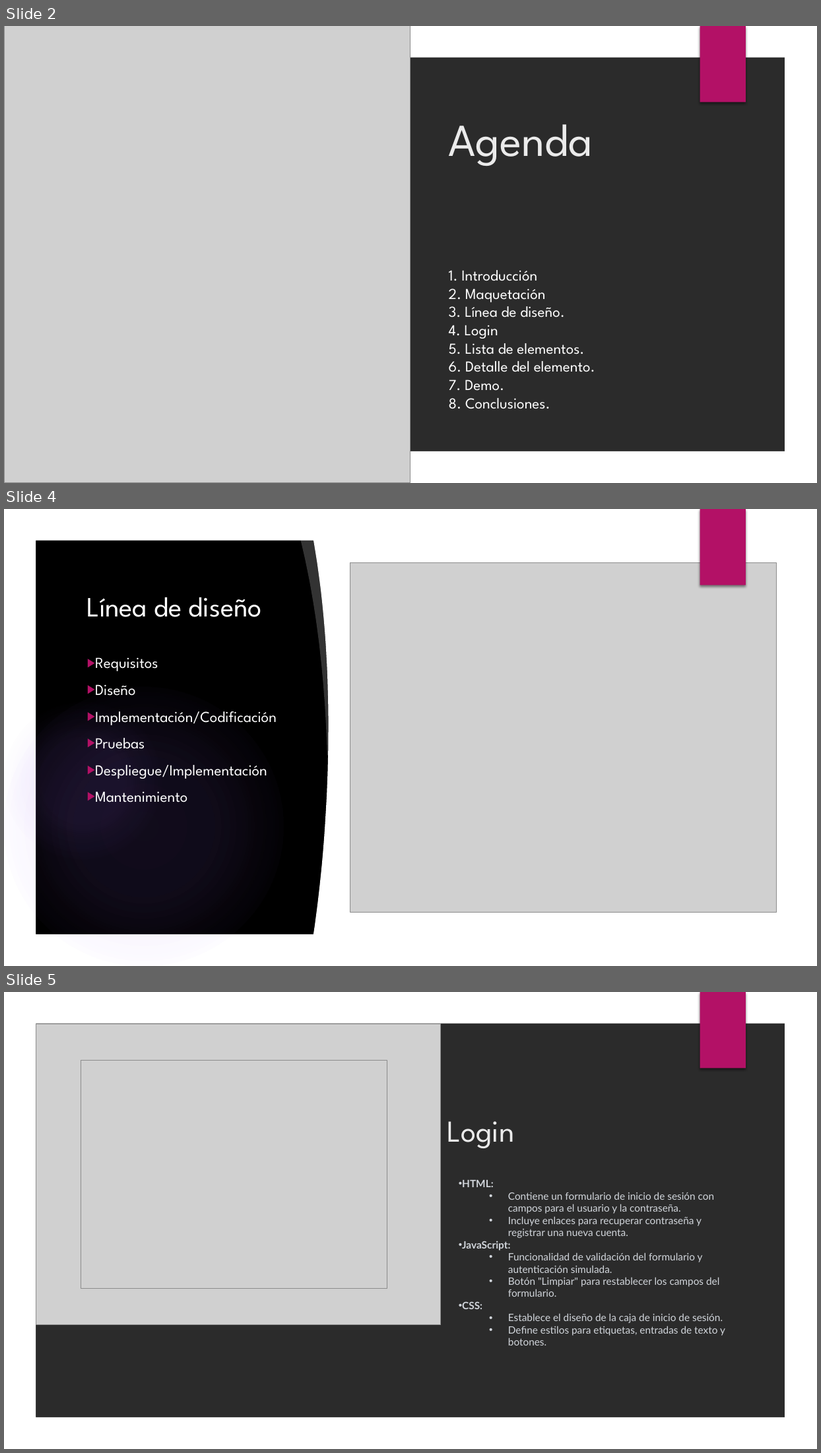
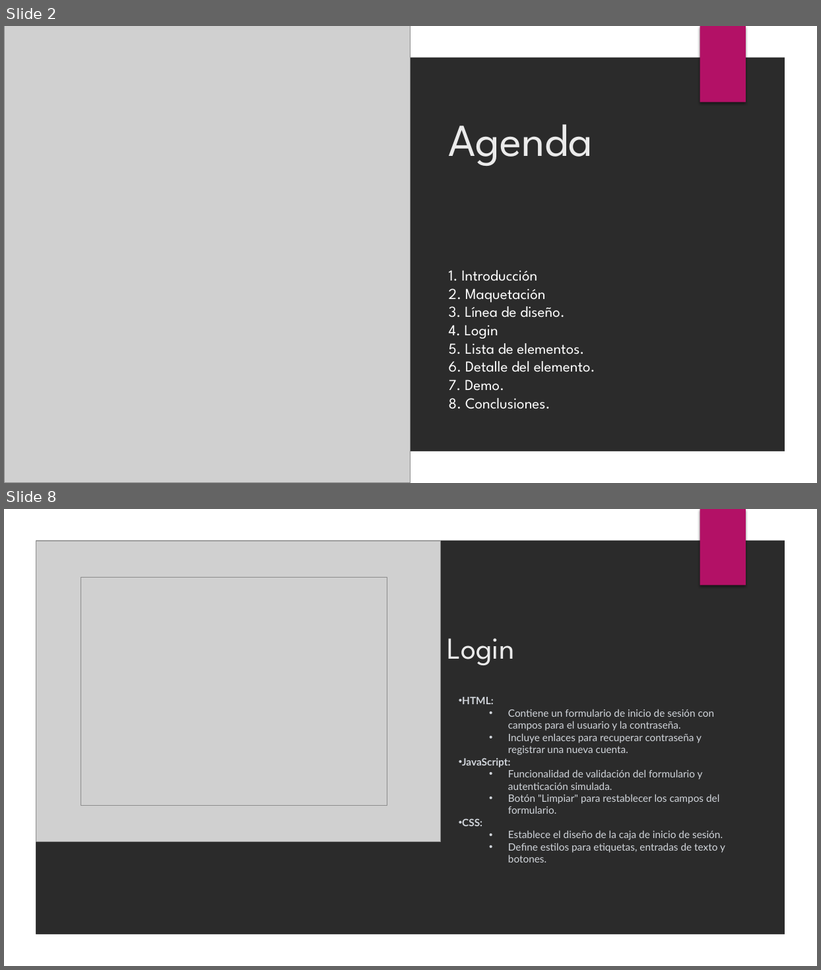
Before and after one commit to Zuliux360/Proywv4, a slide deck: Proyecto web.pptx. Shown one above the other, each under a label of ours: slides 2, 4 and 5 before the commit, slides 2 and 8 after it; the slides between them are not shown. The pictures are 821x1453 and 821x970 pixels, drawn with LibreOffice and Linux fonts; fonts in the diff are those of the drawing; grey boxes stand for pictures; background and template pictures are left out; a plain dark background stands for a picture behind light text. Boxes give left, top, right and bottom in pixels: in the first picture for what was removed or moved away, otherwise in the second. Text is boxed around its words. In the diff, an @@ line names an element or a change of style, - is before the commit and + after.

```diff
--- a/Proyecto web.pptx
+++ b/Proyecto web.pptx
@@ slide 4 removed at [4, 509, 817, 966], background picture (left out) @@
@@ group removed at [4, 509, 817, 966]: 4 ellipses, 3 freeform shapes @@
@@ freeform shape removed at [4, 509, 817, 966] @@
@@ rectangle removed at [700, 509, 746, 586] @@
@@ freeform shape removed at [300, 535, 347, 757] @@
@@ freeform shape removed at [313, 536, 789, 940] @@
@@ picture removed at [350, 562, 777, 913] @@
@@ title removed at [87, 597, 262, 617] @@
-Línea de diseño
@@ text removed at [95, 657, 277, 803] @@
-▶ Requisitos
-▶ Diseño
-▶ Implementación/Codificación
-▶ Pruebas
-▶ Despliegue/Implementación
-▶ Mantenimiento
@@ ellipse removed at [4, 687, 283, 966] @@
@@ ellipse removed at [4, 702, 161, 859] @@
@@ what was slide 5 is now slide 8 @@
```
Also in this commit, not shown: 1 slide changed, 4 slides added.
